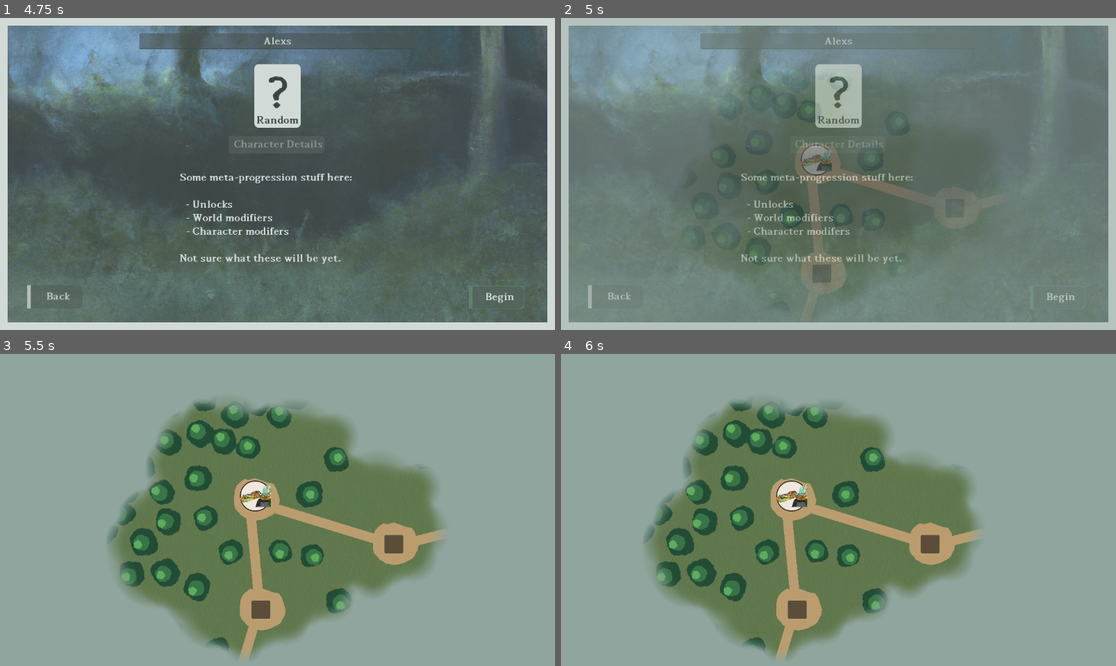
Above: before the commit, frames 1-4 (two rows, left to right).
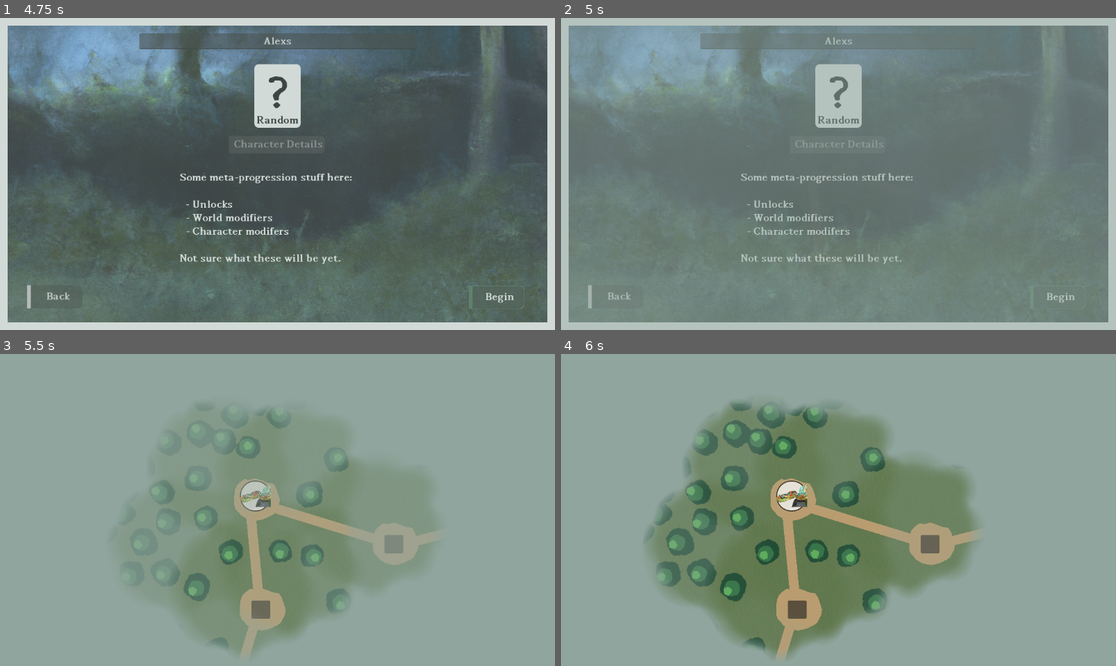
Above: after the commit, the same moments.

Repository: IMP1/greenwood-runs-red
Game: Godot game, scene res://scenes/title.tscn
The game is run twice, just before and just after one commit, with the same random seed, the same clock (stepped at 60 frames per second) and the same inputs.
Inputs (mouse positions are in pixels of both pictures, inside the frame that each line leads up to):
- Up to frame 1 (4.75 s): click "Start New Game" at 0.5 s; move the mouse to (399, 158) at 1.27 s; hold D (pan_right) 1.28-2 s; click (399, 158) at 1.42 s; click (277, 39) at 2.02 s; type "Alex" at 2.1 s; move the mouse to (166, 189) at 2.77 s; hold S (pan_down) 2.78-3.5 s; click "?" at 3.5 s; click "Begin" at 4.25 s
- Up to frame 2 (5 s): no input
- Up to frame 3 (5.5 s): click (394, 544) at 5.02 s
- Up to frame 4 (6 s): move the mouse to (894, 441) at 5.77 s; hold D (pan_right) from 5.78 s (still down)

Frame 1 is identical in both runs. In frame 2, 9.1% of the frame differs, in the area x 28-65%, y 18-88%; in frame 3, 29%, in the area x 19-80%, y 15-97%; in frame 4, 5.1%.
Error in both runs: Invalid assignment of property or key 'include_hidden' with value of type 'bool' on a base object of type 'null instance'. (res://util/mod_loader.gd:13)

Commit message:
Add status icons for player and enemies in battle

Diff:
--- a/project/defs/status.gd
+++ b/project/defs/status.gd
@@ -39,3 +39,8 @@
 		push_warning("[Status] Cannot find icon for status '%s'" % name)
 		return null
 	return ResourceLoader.load(path) as Texture2D
+
+
+static func get_status_name(status_type: StatusType) -> String:
+	var name := StatusType.keys()[status_type] as String
+	return name.to_pascal_case()
--- a/project/gui/clearing_button.gd
+++ b/project/gui/clearing_button.gd
@@ -3,6 +3,7 @@
 
 signal clearing_selected
 
+@export var player: CampaignProgress
 @export var clearing: Clearing
 
 @onready var _open_button := $OpenInfo as Button
@@ -11,6 +12,7 @@
 @onready var _clearing_info := $ClearingInfo as Control
 @onready var _clearing_icon := $ClearingInfo/ClearingType as TextureRect
 @onready var _clearing_name := $ClearingInfo/ClearingName as Label
+@onready var _clearing_text := $ClearingInfo/DifficultyLevel as Label
 
 
 func _ready() -> void:
@@ -20,8 +22,20 @@
 	_hide_info()
 
 
+func _calculate_difficulty() -> String:
+	# TODO: Determine difficulty (range) of clearing
+	var battle_clearing := clearing as BattleClearing
+	var difference := battle_clearing.possible_encounters.map(func(e: EnemyData) -> int: return e.experience_awarded)
+	print("[Clearing Button] %s" % str(difference))
+	var difficulty := "Easy"
+	return difficulty
+
+
 func _show_info() -> void:
 	_clearing_name.text = clearing.clearing_name
+	_clearing_text.text = "" # QUESTION: What is this for non-battle clearings?
+	if clearing is BattleClearing:
+		_clearing_text.text = _calculate_difficulty()
 	_clearing_icon.texture = clearing.icon
 	_open_button.visible = false
 	_clearing_info.visible = true
--- a/project/gui/enemy_battler_info.gd
+++ b/project/gui/enemy_battler_info.gd
@@ -1,5 +1,7 @@
 class_name EnemyBattlerInfo
 extends VBoxContainer
+
+const STATUS_ICON := preload("res://gui/status_icon.tscn")
 
 @export var battler: Battler
 
@@ -27,11 +29,18 @@
 	_movement.text = str(battler.movement)
 	_evasion.text = str(battler.evasion)
 	_defence.text = str(battler.defence)
+	for child in _status_list.get_children():
+		_status_list.remove_child(child)
+		child.queue_free()
 	for i in Status.StatusType.size():
 		var status := Status.StatusType.values()[i] as Status.StatusType
 		var amount := battler.get_status_level(status)
 		if amount > 0:
-			pass
-			# TODO: Create a texture rect. Also show how bad the status is.
+			var icon := Status.get_icon(status)
+			var status_icon := STATUS_ICON.instantiate() as StatusIcon
+			status_icon.status = status
+			status_icon.amount = amount
+			status_icon.tooltip_text = Status.get_status_name(status)
+			_status_list.add_child(status_icon)
 			# TODO: Have a tooltip that shows where the total is coming from
 			#       (split up the instances of the same status) and how long it'll last
--- a/project/gui/enemy_battler_info.tscn
+++ b/project/gui/enemy_battler_info.tscn
@@ -79,7 +79,6 @@
 text = "20/100"
 
 [node name="Statuses" type="HBoxContainer" parent="."]
-visible = false
 layout_mode = 2
 
 [node name="HBoxContainer" type="HBoxContainer" parent="."]
--- a/project/gui/modal.gd
+++ b/project/gui/modal.gd
@@ -1,5 +1,7 @@
 class_name Modal
 extends ColorRect
+
+@export var close_on_click_outside: bool = true
 
 var _current_open_child: Control
 
@@ -27,6 +29,8 @@
 
 
 func _gui_input(event: InputEvent) -> void:
+	if not close_on_click_outside:
+		return
 	if not event is InputEventMouseButton:
 		return
 	hide_all()
--- a/project/gui/player_battler_info.gd
+++ b/project/gui/player_battler_info.gd
@@ -1,5 +1,7 @@
 class_name PlayerBattlerInfo
 extends VBoxContainer
+
+const STATUS_ICON := preload("res://gui/status_icon.tscn")
 
 @export var player_name: String
 @export var player: Battler
@@ -29,11 +31,18 @@
 	_hand_size.text = str(player.hand.size())
 	_deck_size.text = str(player.deck.size())
 	_discard_size.text = str(player.discard.size())
+	for child in _status_list.get_children():
+		_status_list.remove_child(child)
+		child.queue_free()
 	for i in Status.StatusType.size():
 		var status := Status.StatusType.values()[i] as Status.StatusType
 		var amount := player.get_status_level(status)
 		if amount > 0:
-			pass
-			# TODO: Create a texture rect. Also show how bad the status is.
+			var icon := Status.get_icon(status)
+			var status_icon := STATUS_ICON.instantiate() as StatusIcon
+			status_icon.status = status
+			status_icon.amount = amount
+			status_icon.tooltip_text = Status.get_status_name(status)
+			_status_list.add_child(status_icon)
 			# TODO: Have a tooltip that shows where the total is coming from
 			#       (split up the instances of the same status) and how long it'll last
--- /dev/null
+++ b/project/gui/status_icon.gd
@@ -0,0 +1,12 @@
+class_name StatusIcon
+extends TextureRect
+
+@export var status: Status.StatusType
+@export var amount: int
+
+@onready var label := $Label as Label
+
+
+func _ready() -> void:
+	texture = Status.get_icon(status)
+	label.text = str(amount)
--- /dev/null
+++ b/project/gui/status_icon.tscn
@@ -0,0 +1,27 @@
+[gd_scene load_steps=3 format=3 uid="uid://2wevjc4c3sxk"]
+
+[ext_resource type="Texture2D" uid="uid://dkp0c7b4mkgrq" path="res://assets/statuses/poisoned.svg" id="1_2q74s"]
+[ext_resource type="Script" path="res://gui/status_icon.gd" id="1_po8tu"]
+
+[node name="StatusIcon" type="TextureRect"]
+custom_minimum_size = Vector2(32, 32)
+offset_right = 32.0
+offset_bottom = 32.0
+texture = ExtResource("1_2q74s")
+expand_mode = 1
+stretch_mode = 6
+script = ExtResource("1_po8tu")
+
+[node name="Label" type="Label" parent="."]
+layout_mode = 1
+anchors_preset = 3
+anchor_left = 1.0
+anchor_top = 1.0
+anchor_right = 1.0
+anchor_bottom = 1.0
+offset_left = -40.0
+offset_top = -23.0
+grow_horizontal = 0
+grow_vertical = 0
+text = "4"
+horizontal_alignment = 2
--- a/project/object/clearing.gd
+++ b/project/object/clearing.gd
@@ -1,7 +1,5 @@
 class_name Clearing
 extends Node2D
-
-signal visited
 
 @export var clearing_name: String = "Clearing"
 @export var icon: Texture2D
--- a/project/scenes/battle.gd
+++ b/project/scenes/battle.gd
@@ -23,6 +23,8 @@
 @onready var _player_actions := $CanvasLayer/Actions as Control
 @onready var _enemy_gui_list := $CanvasLayer/EnemyInfo as Control
 @onready var _player_hand := $CanvasLayer/Hand as Control
+@onready var _modal := $CanvasLayer/Modal as Modal
+@onready var _camera := $Camera2D as Camera2D
 
 # TODO: Limit attacks to their range
 # TODO: Movement
@@ -30,6 +32,7 @@
 
 
 func _ready() -> void:
+	_camera.make_current()
 	if not player:
 		return
 	_setup_characters()
@@ -47,7 +50,7 @@
 		var battler := child as Battler
 		await _start_turn(battler)
 		_refresh_ui()
-		if battler.name == PLAYER_BATTLER_NAME:
+		if battler == _player_batter:
 			await _player_turn(battler)
 		else:
 			await _ai_turn(battler)
@@ -60,8 +63,13 @@
 
 
 func _end_battle() -> void:
+	_modal.show_menu("Debrief")
 	# TODO: Show results
+	# TODO: Show rewards (reward options)
 	# TODO: Push result to global progress variable
+
+
+func _confirm_end_battle() -> void:
 	SceneTransition.pop_scene()
 
 
@@ -79,6 +87,7 @@
 	_player_batter.character = character
 	_player_batter.name = PLAYER_BATTLER_NAME
 	_battler_list.add_child(_player_batter)
+	# TODO: Get starting position for player battler
 	_player_batter.set_deferred("position", _positions.get_child(5).position)
 	_enemy_battlers = []
 	for i in enemies.size():
@@ -171,31 +180,31 @@
 
 
 func _ai_turn(battler: Battler) -> void:
-	print("Starting AI Turn")
-	print(battler.hand)
+	print("[Battle] Starting AI Turn")
+	print(battler.hand.map(func(c: CardData) -> String: return c.name))
 	await get_tree().create_timer(1).timeout
 	var options := battler.hand.filter(func(c: CardData): return battler.can_play_card(c))
-	print(options)
-	while not options.is_empty():
+	print(options.map(func(c: CardData) -> String: return c.name))
+	while not options.is_empty() and not _is_battle_over():
 		await get_tree().create_timer(0.5).timeout
 		var card := options.pick_random() as CardData
 		await _play_card(card, battler, _player_batter)
 		options = battler.hand.filter(func(c: CardData): return battler.can_play_card(c))
-	print("Ending AI Turn")
+	print("[Battle] Ending AI Turn")
 	# TODO: AI? Random? Different AIs?
 
 
 func _player_turn(_battler: Battler) -> void:
-	print("Starting Player Turn")
+	print("[Battle] Starting Player Turn")
 	_refresh_actions()
 	_player_actions.visible = true
 	await _end_player_turn.pressed
 	_player_actions.visible = false
-	print("Ending Player Turn")
+	print("[Battle] Ending Player Turn")
 
 
 func _play_card(card: CardData, battler: Battler, target: Battler) -> void:
-	print("Playing '%s'" % card.name)
+	print("[Battle] Playing '%s'" % card.name)
 	battler.hand.remove_at(battler.hand.find(card))
 	battler.energy -= card.energy_cost
 	for action in card.actions:
@@ -206,11 +215,13 @@
 	else:
 		battler.discard.append(card)
 	_refresh_ui()
+	if battler == _player_batter and _is_battle_over():
+		_end_player_turn.pressed.emit()
 	_refresh_actions()
 
 
 func _perform_action(action: CardAction, subject: Battler, target: Battler) -> void:
-	print("Performing '%s'" % action.name)
+	print("[Battle] Performing '%s'" % action.name)
 	var should_continue := true
 	if action is CardActionMove:
 		var amount := (action as CardActionMove).distance
--- a/project/scenes/battle.tscn
+++ b/project/scenes/battle.tscn
@@ -6,9 +6,10 @@
 [ext_resource type="PackedScene" uid="uid://bd3qp1joukws2" path="res://gui/card_hand.tscn" id="3_tfw63"]
 [ext_resource type="Texture2D" uid="uid://4tjlc4b31w73" path="res://assets/icons/circle.svg" id="3_tmbsg"]
 [ext_resource type="PackedScene" uid="uid://yskrqf4opcny" path="res://gui/player_battler_info.tscn" id="4_4184w"]
+[ext_resource type="PackedScene" uid="uid://by76gjl8ga21a" path="res://gui/modal.tscn" id="7_a15pt"]
 
 [node name="Battle" type="Node2D"]
-z_index = 10
+z_index = 100
 script = ExtResource("1_ay6vq")
 
 [node name="Background" type="Sprite2D" parent="."]
@@ -102,6 +103,9 @@
 [node name="MovementButtons" type="Node2D" parent="."]
 
 [node name="Battlers" type="Node2D" parent="."]
+
+[node name="Camera2D" type="Camera2D" parent="."]
+anchor_mode = 0
 
 [node name="CanvasLayer" type="CanvasLayer" parent="."]
 
@@ -188,3 +192,45 @@
 offset_right = 184.0
 offset_bottom = 369.0
 text = "Move (0)"
+
+[node name="Modal" parent="CanvasLayer" instance=ExtResource("7_a15pt")]
+close_on_click_outside = false
+
+[node name="Debrief" type="Control" parent="CanvasLayer/Modal"]
+layout_mode = 1
+anchors_preset = 15
+anchor_right = 1.0
+anchor_bottom = 1.0
+offset_left = 78.0
+offset_top = 51.0
+offset_right = -86.0
+offset_bottom = -64.0
+grow_horizontal = 2
+grow_vertical = 2
+theme = ExtResource("3_dyvag")
+
+[node name="Result" type="Label" parent="CanvasLayer/Modal/Debrief"]
+layout_mode = 1
+anchors_preset = 10
+anchor_right = 1.0
+offset_top = 33.0
+offset_bottom = 82.0
+grow_horizontal = 2
+text = "Enemy Defeated!"
+horizontal_alignment = 1
+
+[node name="Button" type="Button" parent="CanvasLayer/Modal/Debrief"]
+layout_mode = 1
+anchors_preset = 7
+anchor_left = 0.5
+anchor_top = 1.0
+anchor_right = 0.5
+anchor_bottom = 1.0
+offset_left = -4.0
+offset_top = -8.0
+offset_right = 4.0
+grow_horizontal = 2
+grow_vertical = 0
+text = "Continue"
+
+[connection signal="pressed" from="CanvasLayer/Modal/Debrief/Button" to="." method="_confirm_end_battle"]
--- a/project/scenes/campaign.gd
+++ b/project/scenes/campaign.gd
@@ -23,7 +23,7 @@
 	progress.visited_clearings.clear()
 	progress.current_clearing = ""
 	if not progress.current_clearing.is_empty():
-		print("Starting at %s" % progress.current_clearing)
+		print("[Campaign] Starting at %s" % progress.current_clearing)
 		_current_clearing = get_node(progress.current_clearing) as Clearing
 	_setup_clearings()
 	_setup_options()
@@ -52,6 +52,7 @@
 		_adjacent_clearing_list.add_child(button)
 		button.position = clearing.position
 		button.clearing = clearing
+		button.player = progress
 		button.clearing_selected.connect(func(): _move_to_clearing(clearing))
 
 
@@ -63,13 +64,14 @@
 	fog_clearings.assign(_fog_clearing_list.get_children().filter(func(child: Node) -> bool:
 		return child is FogClearing and (child as FogClearing).clearing == clearing))
 	if fog_clearings.is_empty():
-		print("No fog clearings for clearing %s" % clearing.name)
+		print("[Campaign] No fog clearings for clearing %s" % clearing.name)
 		return
 	var tween := create_tween()
 	for fog_clearing in fog_clearings:
 		fog_clearing.visible = true
 		fog_clearing.modulate = transparent
-		tween.parallel().tween_property(fog_clearing, "modulate", revealed, duration)
+		var delay := randf_range(0, 0.4) # IDEA: This could be based of distance from middle
+		tween.parallel().tween_property(fog_clearing, "modulate", revealed, duration).set_delay(delay)
 
 
 func _is_clearing_on_screen(clearing: Clearing) -> bool:
@@ -89,12 +91,13 @@
 	var duration := 0.6
 	var tween := create_tween()
 	if clearing.times_visited == 0:
-		_clear_fog(clearing, duration)
+		_clear_fog(clearing, duration*2)
 	clearing.times_visited += 1
 	tween.tween_property(_char_info, "position", clearing.position, duration)
 	if not _is_clearing_on_screen(clearing):
-		# TODO: Move to edge of the camera pan boundary, rather than pan so clearing is centred
-		tween.parallel().tween_property(_camera, "position", clearing.position, duration)
+		var offset := clearing.position - _current_clearing.position
+		# TODO: Rethink this camera motion
+		tween.parallel().tween_property(_camera, "position", _camera.position + offset, duration)
 	await tween.finished
 	_current_clearing = clearing
 	_setup_options()
@@ -107,9 +110,9 @@
 			var enemy := battle.possible_encounters.pick_random() as EnemyData
 			await _battle(enemy)
 	elif _current_clearing is BossClearing:
-		print("boss")
+		print("[Campaign] Entering boss")
 	elif _current_clearing is ShrineClearing:
-		print("shrine")
+		print("[Campaign] Entering shrine")
 	progress.current_clearing = clearing_path
 	progress.cleared_clearings.push_back(clearing_path)
 
@@ -119,8 +122,8 @@
 	battle.player = progress
 	battle.character = progress.character
 	battle.enemies = [enemy]
-	# TODO: Show battle enemy (vs thing)
 	await SceneTransition.push_scene(battle) # TODO: Battle transition!
+	_camera.make_current()
 
 
 func _open_settings() -> void:
@@ -131,12 +134,6 @@
 	SceneTransition.transition_to_packed(load("res://scenes/title.tscn") as PackedScene)
 
 
-func _input(event: InputEvent) -> void:
-	if event.is_action_pressed("ui_cancel"):
-		print("moving")
-		_move_to_clearing(_current_clearing)
-
-
 func _process(_delta: float) -> void:
 	var camera_movement := Input.get_vector("pan_left", "pan_right", "pan_up", "pan_down")
 	_camera.position += camera_movement * _delta * 256
Not shown: 1 places in project/scenes/battle.tscn that only renumber resources
